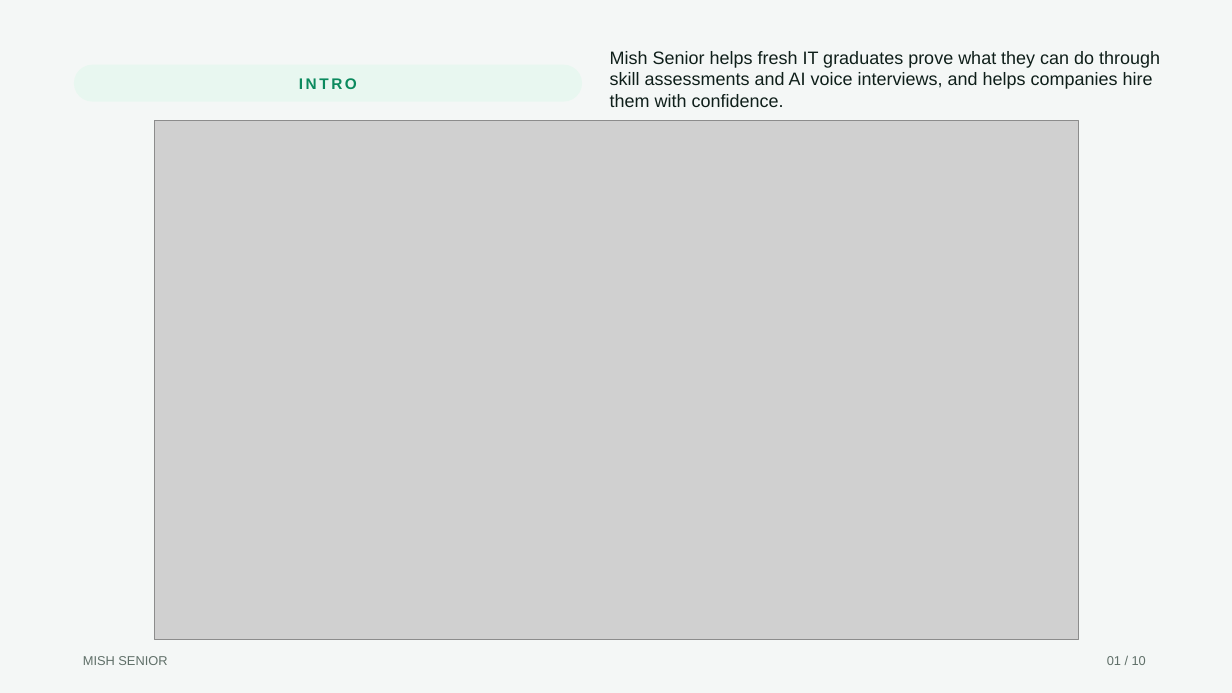
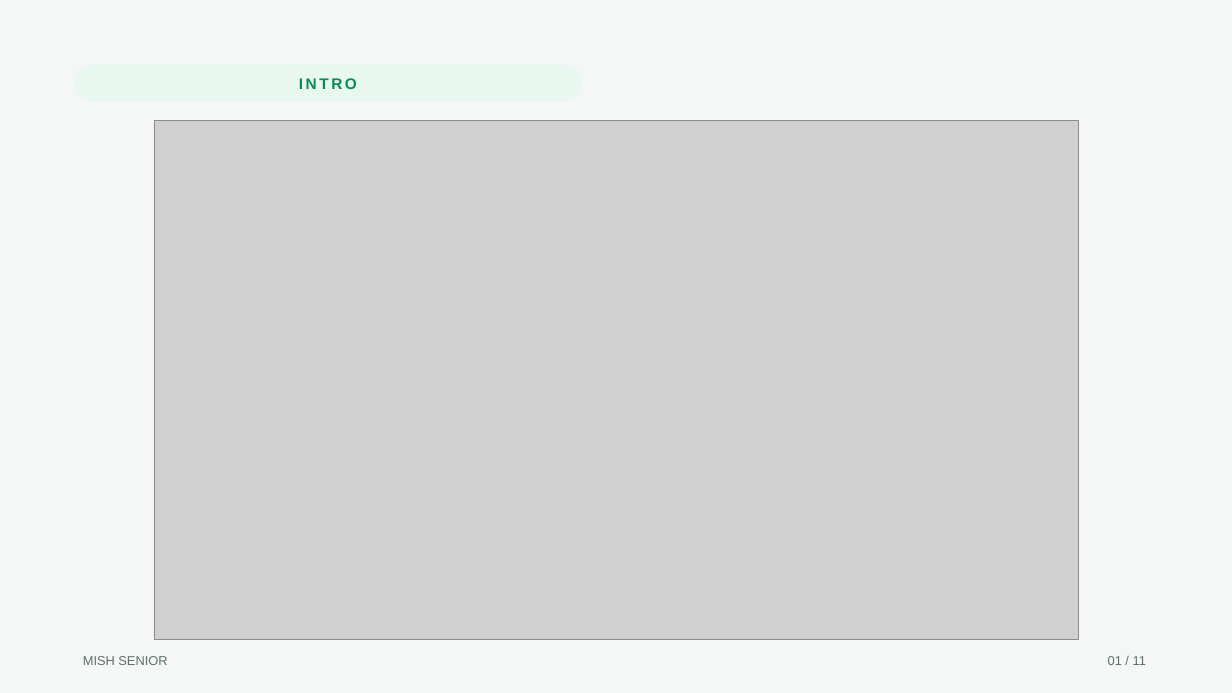
Before and after one commit to dana-alamm/MobilePhonyModes, a slide deck: slide 1 of presentation/Mish-Senior-Pitch.pptx. Drawn at 1232x693 pixels with LibreOffice and Linux fonts; fonts in the diff are those of the drawing; grey boxes stand for pictures. Boxes give left, top, right and bottom in pixels: in the first picture for what was removed or moved away, otherwise in the second. Text is boxed around its words. In the diff, an @@ line names an element or a change of style, - is before the commit and + after.

```diff
--- a/presentation/Mish-Senior-Pitch.pptx
+++ b/presentation/Mish-Senior-Pitch.pptx
@@ text removed at [610,51,1160,107] @@
-Mish Senior helps fresh IT graduates prove what they can do through skill assessments and AI voice interviews, and helps companies hire them with confidence.
@@ text at [1108,656,1146,665]: text changed @@
-01 / 10
+01 / 11
```
Also in this commit, not shown: 9 other slides changed, 1 slide added, 1 other file.
